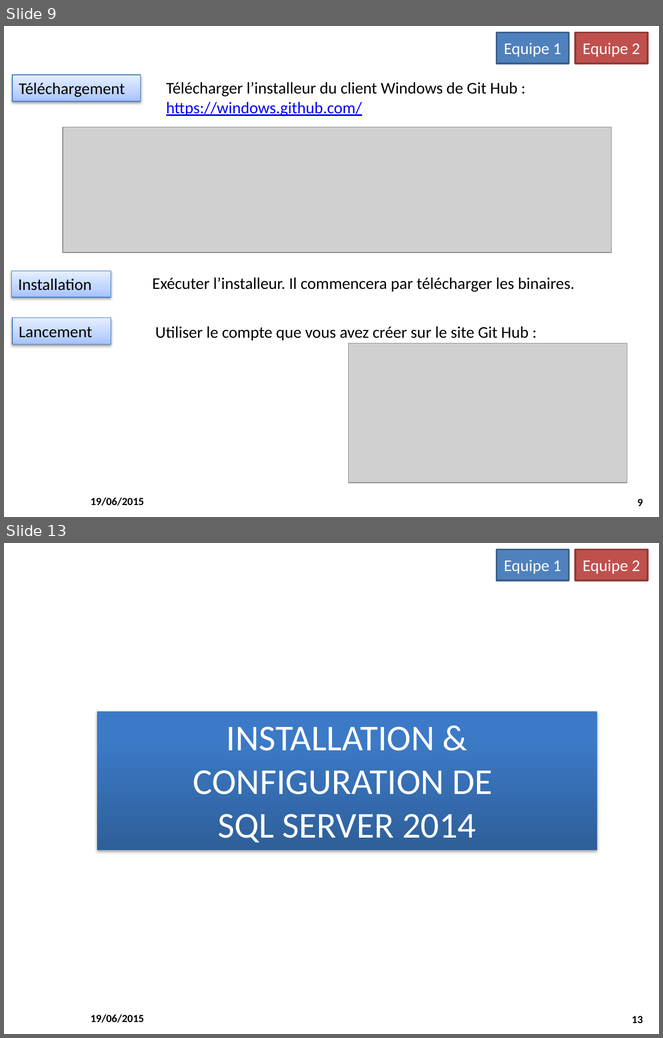
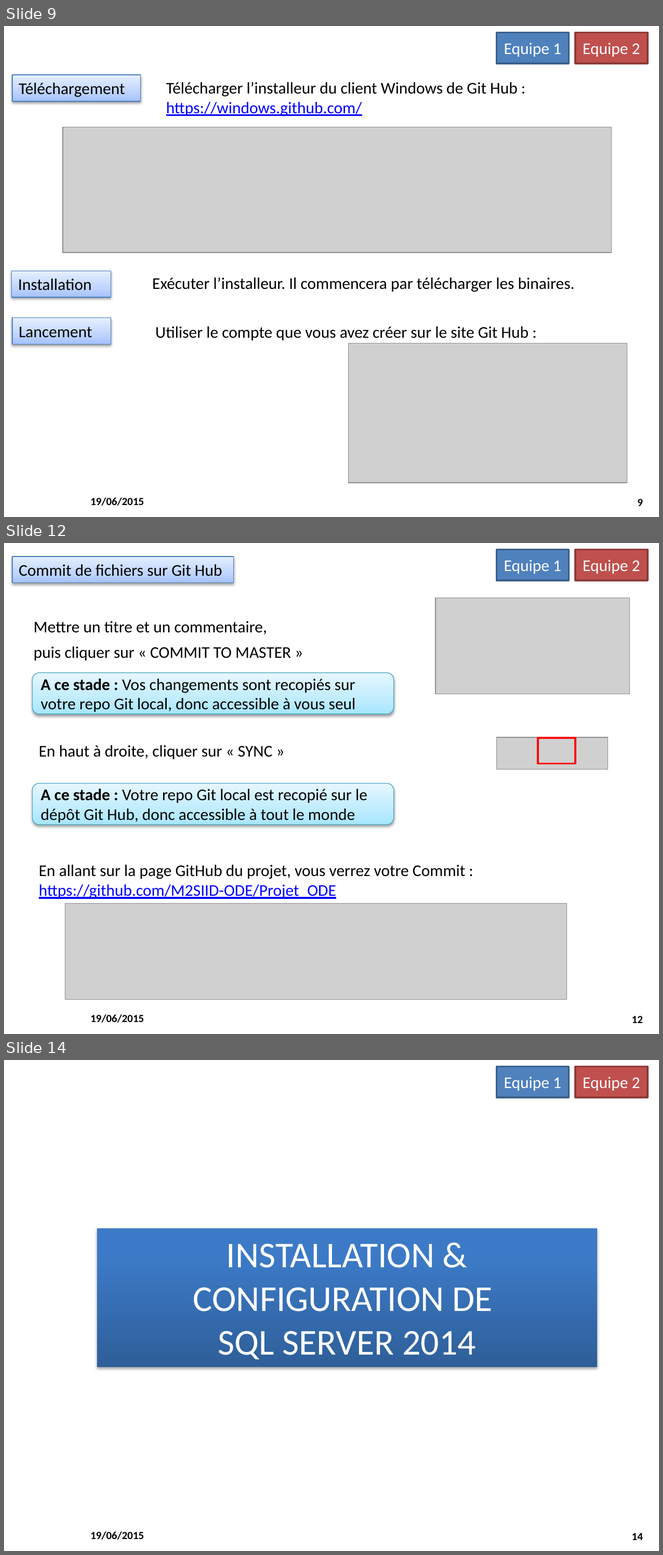
Before and after one commit to M2SIID-ODE/Projet_ODE, a slide deck: Documentation/3 - Documentation technique/Installation_PostesDevs_2015-06_19_v1.pptx. Shown one above the other, each under a label of ours: slides 9 and 13 before the commit, slides 9, 12 and 14 after it; the slides between them are not shown. The pictures are 663x1038 and 663x1555 pixels, drawn with LibreOffice and Linux fonts; fonts in the diff are those of the drawing; grey boxes stand for pictures; background and template pictures are left out. Boxes give left, top, right and bottom in pixels: in the first picture for what was removed or moved away, otherwise in the second. Text is boxed around its words. In the diff, an @@ line names an element or a change of style, - is before the commit and + after.

```diff
--- a/Documentation/3 - Documentation technique/Installation_PostesDevs_2015-06_19_v1.pptx
+++ b/Documentation/3 - Documentation technique/Installation_PostesDevs_2015-06_19_v1.pptx
@@ slide 12 added at (4,543,659,1034), background #FFFFFF; not listed: 2 template elements that a slide beside it also shows @@
@@ rectangle added at (12,557,234,583), fill gradient #A4C4FF to #BFD4FF to #E6EEFF, outline #4B7EBC 0.75 pt, 18 pt, text #000000 @@
+Commit de fichiers sur Git Hub
@@ rectangle added at (497,550,569,580), fill #4F81BD, outline #3A5F8C 2 pt, 18 pt, text #FFFFFF @@
+Equipe 1
@@ rectangle added at (575,550,647,580), fill #C0504D, outline #8E3B39 2 pt, 18 pt, text #FFFFFF @@
+Equipe 2
@@ picture added at (436,598,631,694) @@
@@ text added at (34,621,291,661), 18 pt, text #000000 @@
+Mettre un titre et un commentaire,
+puis cliquer sur « COMMIT TO MASTER »
@@ rounded rectangle added at (32,672,394,714), fill gradient #A7E6FF to #C1EDFF to #E7F8FF, outline #46AAC5 0.75 pt, 18 pt, text #000000 @@
+A ce stade : Vos changements sont recopiés sur votre repo Git local, donc accessible à vous seul
@@ text added at (39,745,273,759), 18 pt, text #000000 @@
+En haut à droite, cliquer sur « SYNC »
@@ picture added at (497,737,608,770) @@
@@ rectangle added at (538,738,575,764), outline #FF0000 2 pt @@
@@ rounded rectangle added at (32,783,394,825), fill gradient #A7E6FF to #C1EDFF to #E7F8FF, outline #46AAC5 0.75 pt, 18 pt, text #000000 @@
+A ce stade : Votre repo Git local est recopié sur le dépôt Git Hub, donc accessible à tout le monde
@@ text added at (39,865,465,899), 18 pt, text #000000 @@
+En allant sur la page GitHub du projet, vous verrez votre Commit : https://github.com/M2SIID-ODE/Projet_ODE
@@ picture added at (65,903,567,1000) @@
@@ what was slide 13 is now slide 14 @@
@@ page number at (632,1533,643,1540): text changed @@
-13
+14
```
Also in this commit, not shown: 4 slides changed, 2 other slides added, 2 slides removed.
